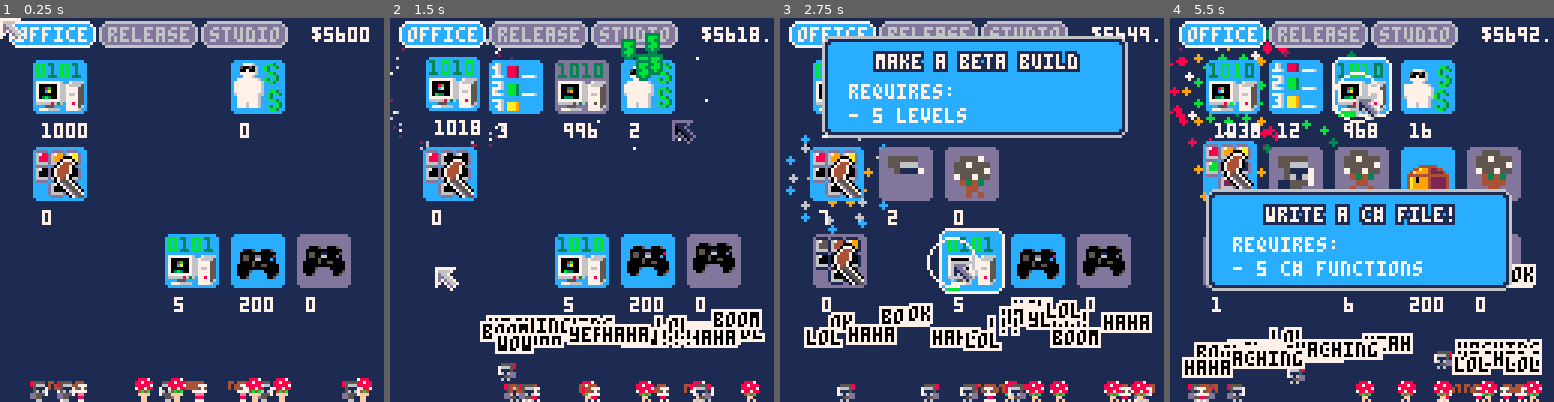
Above: before the commit, frames 1-4 (left to right).
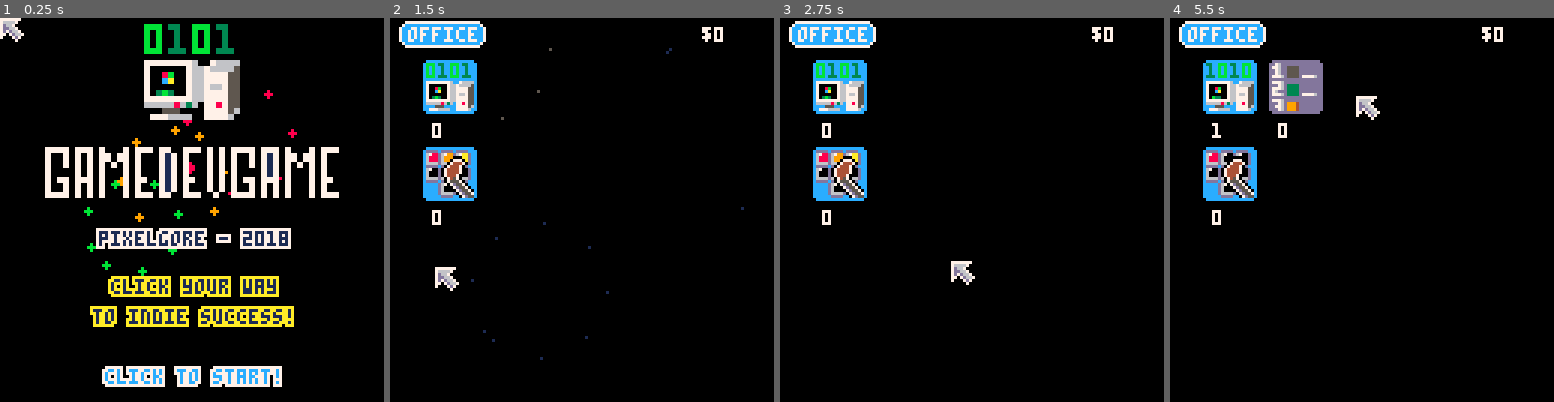
Above: after the commit, the same moments.

Repository: wesen/carts
Game: PICO-8 cartridge games/gamedevgame/gamedevgame.p8
Same seed, same stepped clock (60 frames per second), same inputs: the game is played once before the commit and once after it.
Inputs (mouse positions are in pixels of both pictures, inside the frame that each line leads up to):
- Up to frame 1 (0.25 s): no input
- Up to frame 2 (1.5 s): click (670, 121) at 0.67 s; click (436, 267) at 1.22 s
- Up to frame 3 (2.75 s): click (887, 114) at 1.77 s; click (952, 259) at 2.32 s
- Up to frame 4 (5.5 s): click (1404, 106) at 2.87 s; click (1465, 256) at 3.42 s; click (1231, 102) at 3.97 s; click (1292, 248) at 4.52 s; click (1354, 94) at 5.07 s

The runs differ from the first frame. In frame 1, 96% of the frame differs, in the area x 0-100%, y 0-100%; in frame 2, 92%; in frame 3, 93%; in frame 4, 94%.

Commit message:
final tweeks

Diff:
--- a/games/gamedevgame/dialogbox.lua
+++ b/games/gamedevgame/dialogbox.lua
@@ -42,7 +42,7 @@
   x+=w/2-actual_w/2
 
   draw_rounded_rect2(x,y+0,actual_w,actual_h,12,1,6)
-  if (self.buildup==n) self:shake(5)
+  if (self.buildup==n) self:shake(3)
  else
   y+=self.shky
 
--- a/games/gamedevgame/gamedevgame.lua
+++ b/games/gamedevgame/gamedevgame.lua
@@ -1,4 +1,4 @@
-glb_debug=true
+glb_debug=false
 glb_timescale=1
 
 --#include oo
@@ -14,6 +14,7 @@
 --#include button
 --#include dialogbox
 --#include mouse
+--#include title
 
 --#include resourcemanager
 --#include tab
--- a/games/gamedevgame/gamedevgame.p8
+++ b/games/gamedevgame/gamedevgame.p8
@@ -1,7 +1,7 @@
 pico-8 cartridge // http://www.pico-8.com
 version 16
 __lua__
-glb_debug=true
+glb_debug=false
 glb_timescale=1
 
 function class (init)
@@ -419,6 +419,12 @@
 	print(s,x+1,y+1,c2)
 end
 
+function bstr_center(s,xoff,y,c1,c2)
+ local w=#s*4
+ local x=64-w/2
+ bstr(s,x+xoff,y,c1,c2)
+end
+
 function draw_rounded_rect1(x,y,w,h,col_bg,col_border)
  col_border=col_border or col_bg
  local x2=x+w
@@ -745,7 +751,7 @@
   x+=w/2-actual_w/2
 
   draw_rounded_rect2(x,y+0,actual_w,actual_h,12,1,6)
-  if (self.buildup==n) self:shake(5)
+  if (self.buildup==n) self:shake(3)
  else
   y+=self.shky
 
@@ -786,7 +792,7 @@
   self.circle_t=1
   self.circle_x=glb_mouse_x
   self.circle_y=glb_mouse_y
-  shake(self,3)
+  shake(self,2)
   -- cls(7)
   circfill(glb_mouse_x,glb_mouse_y,10,7)
   self.jiggle=false
@@ -831,6 +837,70 @@
 
 glb_mouse=cls_mouse.init()
 
+cls_title=class(function(self)
+ self.shkx=0
+ self.shky=0
+end)
+
+glb_title=cls_title.init()
+glb_title_red=cls_title.init()
+glb_title_blue=cls_title.init()
+
+function title_draw_(t,col)
+ if col==nil then
+  pal()
+ else
+  for i=0,15 do
+   pal(i,col)
+  end
+ end
+
+ local x=15
+ local y=40
+
+ palt(15,true)
+ sspr(32+frame(12,3)*16,0,16,16,64-16+t.shkx,2+t.shky,32,32)
+
+ sspr(0,96,50,8,
+     x+t.shkx,y+t.shky,
+     100,20)
+ y+=30
+ bstr_center("pixelgore - 2018",t.shkx,y+t.shky,7,1)
+
+ y+=16
+ local col=10
+ if (frame(8,2)==1) col=11
+ bstr_center("click your way",t.shkx,y+t.shky,col,1)
+ y+=10
+ bstr_center("to indie success!",t.shkx,y+t.shky,col,1)
+
+ y+=20
+ bstr_center("click to start!",t.shkx,y+t.shky,7,12)
+ palt()
+end
+
+function title_draw()
+ title_draw_(glb_title_red,8)
+ title_draw_(glb_title_blue,12)
+ title_draw_(glb_title,nil)
+
+ if (maybe(0.1)) make_pwrup_explosion(rnd(128),rnd(128),true)
+ -- if (maybe(0.05)) shake(glb_title,4)
+ if (maybe(0.02)) shake(glb_title_red,4)
+ if (maybe(0.02)) shake(glb_title_blue,4)
+end
+
+function title_update()
+ update_shake(glb_title)
+ update_shake(glb_title_red)
+ update_shake(glb_title_blue)
+
+ if glb_mouse_left_down then
+  glb_mouse.jiggle=true
+  transition_tab(tab_game)
+ end
+end
+
 
 resource_manager_cls=class(function(self)
  self.workers={}
@@ -857,7 +927,7 @@
   k:draw()
  end
  local i=1
- for j=#self.workers,0,-1 do
+ for j=#self.workers,1,-1 do
   local k=self.workers[j]
   k:draw()
   i+=1
@@ -949,7 +1019,6 @@
   local w=8
   local w2=w*2
   for i=1,w,w/16 do
-   yield()
    i=inoutexpo(i,0,w+1,w)
    for j=0,i do
     palt(0,false)
@@ -961,9 +1030,11 @@
     end
    end
    palt()
-  end
-   cls(7)
    yield()
+  end
+  cls(7)
+  yield()
+  glb_mode=1
   glb_current_tab=tab
 
  end,glb_draw_crs)
@@ -1128,7 +1199,7 @@
   if self.t>(self.duration/glb_timescale) then
    self:on_produced()
    self.t=0
-   glb_dialogbox:shake(4)
+   glb_dialogbox:shake(3)
    -- shake dialog
    -- local text=self.creation_text
    -- cls_score_particle.init(mid(64-(#text/2)*4,5,80),95,text,0,7)
@@ -1717,7 +1788,7 @@
  w.hire_worker=self
  add(self.workers,w)
  add(glb_resource_manager.workers,w)
- glb_dialogbox:shake(5)
+ glb_dialogbox:shake(3)
  w.spr=self.spr
 end
 
@@ -1796,6 +1867,8 @@
 )
 
 
+glb_mode=0
+
 function _init()
  poke(0x5f2d,1)
  if glb_debug then
@@ -1817,11 +1890,11 @@
   res_twitch.count=5
   res_tweet.count=5
 
-   for i=1,80 do
-  for _,v in pairs(glb_hire_workers) do
-    v:hire()
-   end
-  end
+  -- for i=1,80 do
+  --  for _,v in pairs(glb_hire_workers) do
+  --   v:hire()
+  --  end
+  -- end
  else
   glb_resource_manager.money=0
  end
@@ -1853,20 +1926,26 @@
 function _draw()
  set_mouse()
  glb_frame+=1
- cls(glb_bg_col)
+ cls(0)
 
  for _,v in pairs(glb_pwrup_particles) do
   v:draw()
  end
 
- glb_resource_manager:draw()
+ if glb_mode==1 then
+  glb_resource_manager:draw()
+ else
+  title_draw()
+ end
  glb_mouse:draw()
 
  for _,v in pairs(glb_particles) do
   v:draw()
  end
 
- glb_dialogbox:draw()
+ if glb_mode==1 then
+  glb_dialogbox:draw()
+ end
 
  tick_crs(glb_draw_crs)
 end
@@ -1876,7 +1955,12 @@
  glb_dt=time()-glb_lasttime
 
  glb_lasttime=time()
- glb_resource_manager:update()
+ if glb_mode==1 then
+  glb_resource_manager:update()
+ else
+  title_update()
+ end
+
  tick_crs(glb_crs)
 
  for _,v in pairs(glb_pwrup_particles) do
--- a/games/gamedevgame/gfx.lua
+++ b/games/gamedevgame/gfx.lua
@@ -42,6 +42,12 @@
 	print(s,x+1,y+1,c2)
 end
 
+function bstr_center(s,xoff,y,c1,c2)
+ local w=#s*4
+ local x=64-w/2
+ bstr(s,x+xoff,y,c1,c2)
+end
+
 function draw_rounded_rect1(x,y,w,h,col_bg,col_border)
  col_border=col_border or col_bg
  local x2=x+w
--- a/games/gamedevgame/hire_worker.lua
+++ b/games/gamedevgame/hire_worker.lua
@@ -63,7 +63,7 @@
  w.hire_worker=self
  add(self.workers,w)
  add(glb_resource_manager.workers,w)
- glb_dialogbox:shake(5)
+ glb_dialogbox:shake(3)
  w.spr=self.spr
 end
 
--- a/games/gamedevgame/main.lua
+++ b/games/gamedevgame/main.lua
@@ -1,3 +1,5 @@
+glb_mode=0
+
 function _init()
  poke(0x5f2d,1)
  if glb_debug then
@@ -19,11 +21,11 @@
   res_twitch.count=5
   res_tweet.count=5
 
-   for i=1,80 do
-  for _,v in pairs(glb_hire_workers) do
-    v:hire()
-   end
-  end
+  -- for i=1,80 do
+  --  for _,v in pairs(glb_hire_workers) do
+  --   v:hire()
+  --  end
+  -- end
  else
   glb_resource_manager.money=0
  end
@@ -55,20 +57,26 @@
 function _draw()
  set_mouse()
  glb_frame+=1
- cls(glb_bg_col)
+ cls(0)
 
  for _,v in pairs(glb_pwrup_particles) do
   v:draw()
  end
 
- glb_resource_manager:draw()
+ if glb_mode==1 then
+  glb_resource_manager:draw()
+ else
+  title_draw()
+ end
  glb_mouse:draw()
 
  for _,v in pairs(glb_particles) do
   v:draw()
  end
 
- glb_dialogbox:draw()
+ if glb_mode==1 then
+  glb_dialogbox:draw()
+ end
 
  tick_crs(glb_draw_crs)
 end
@@ -78,7 +86,12 @@
  glb_dt=time()-glb_lasttime
 
  glb_lasttime=time()
- glb_resource_manager:update()
+ if glb_mode==1 then
+  glb_resource_manager:update()
+ else
+  title_update()
+ end
+
  tick_crs(glb_crs)
 
  for _,v in pairs(glb_pwrup_particles) do
--- a/games/gamedevgame/mouse.lua
+++ b/games/gamedevgame/mouse.lua
@@ -22,7 +22,7 @@
   self.circle_t=1
   self.circle_x=glb_mouse_x
   self.circle_y=glb_mouse_y
-  shake(self,3)
+  shake(self,2)
   -- cls(7)
   circfill(glb_mouse_x,glb_mouse_y,10,7)
   self.jiggle=false
--- a/games/gamedevgame/resource.lua
+++ b/games/gamedevgame/resource.lua
@@ -156,7 +156,7 @@
   if self.t>(self.duration/glb_timescale) then
    self:on_produced()
    self.t=0
-   glb_dialogbox:shake(4)
+   glb_dialogbox:shake(3)
    -- shake dialog
    -- local text=self.creation_text
    -- cls_score_particle.init(mid(64-(#text/2)*4,5,80),95,text,0,7)
--- a/games/gamedevgame/resourcemanager.lua
+++ b/games/gamedevgame/resourcemanager.lua
@@ -23,7 +23,7 @@
   k:draw()
  end
  local i=1
- for j=#self.workers,0,-1 do
+ for j=#self.workers,1,-1 do
   local k=self.workers[j]
   k:draw()
   i+=1
--- a/games/gamedevgame/tab.lua
+++ b/games/gamedevgame/tab.lua
@@ -62,7 +62,6 @@
   local w=8
   local w2=w*2
   for i=1,w,w/16 do
-   yield()
    i=inoutexpo(i,0,w+1,w)
    for j=0,i do
     palt(0,false)
@@ -74,9 +73,11 @@
     end
    end
    palt()
+   yield()
   end
-   cls(7)
-   yield()
+  cls(7)
+  yield()
+  glb_mode=1
   glb_current_tab=tab
 
  end,glb_draw_crs)
Not shown, changed: 32 lines of the sprite sheet (__gfx__) section of games/gamedevgame/gamedevgame.p8
Not shown, changed: games/gamedevgame/gamedevgame.png
